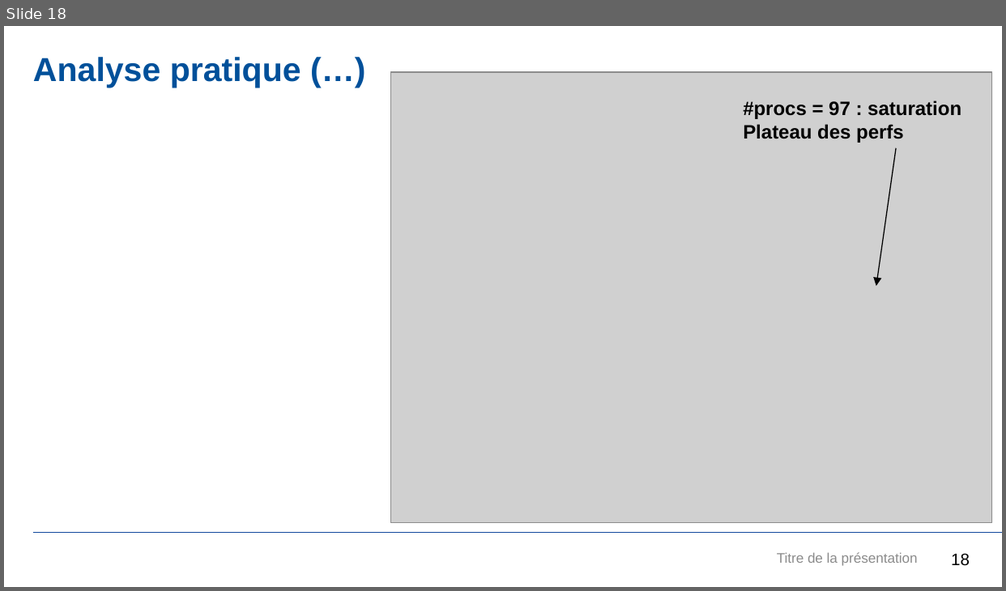
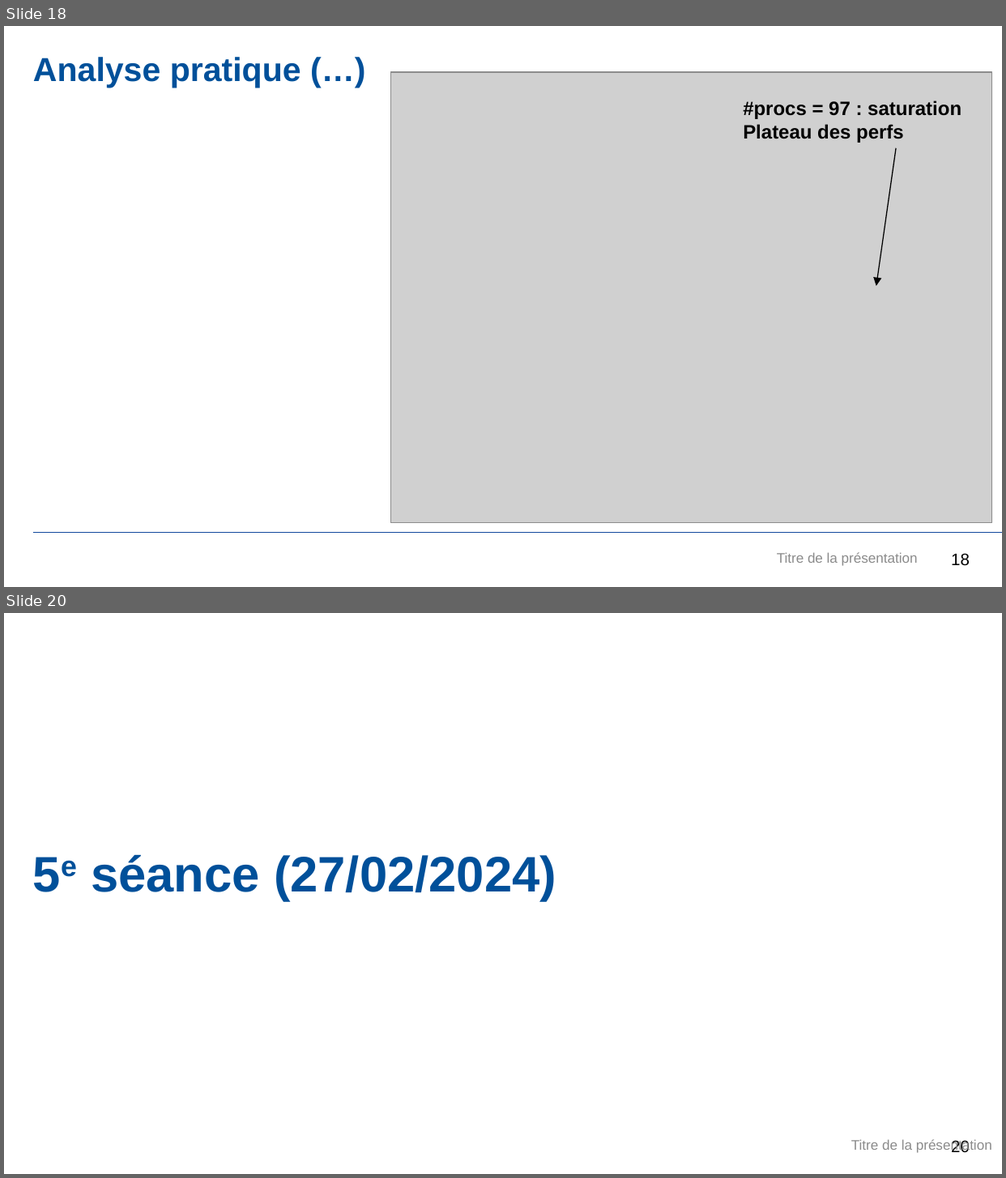
Before and after one commit to JDGaraudEnsta/OS202-2024, a slide deck: OS202.pptx. Shown one above the other, each under a label of ours: slide 18 before the commit, slides 18 and 20 after it; the slides between them are not shown. The pictures are 1006x591 and 1006x1178 pixels, drawn with LibreOffice and Linux fonts; fonts in the diff are those of the drawing; grey boxes stand for pictures; background and template pictures are left out. Boxes give left, top, right and bottom in pixels: in the first picture for what was removed or moved away, otherwise in the second. Text is boxed around its words. In the diff, an @@ line names an element or a change of style, - is before the commit and + after.

```diff
--- a/OS202.pptx
+++ b/OS202.pptx
@@ slide 20 added at bbox=[4, 613, 1002, 1174], background #FFFFFF @@
@@ title added at bbox=[91, 854, 556, 901], 36 pt, text #00509A, bold @@
+5e séance (27/02/2024)
@@ text added at bbox=[851, 1139, 992, 1153], 10 pt, text #8C8C8C @@
+Titre de la présentation
@@ page number added at bbox=[951, 1140, 970, 1152], 12 pt, text #000000 @@
+20
```
Also in this commit, not shown: 2 slides changed, 4 other slides added.
